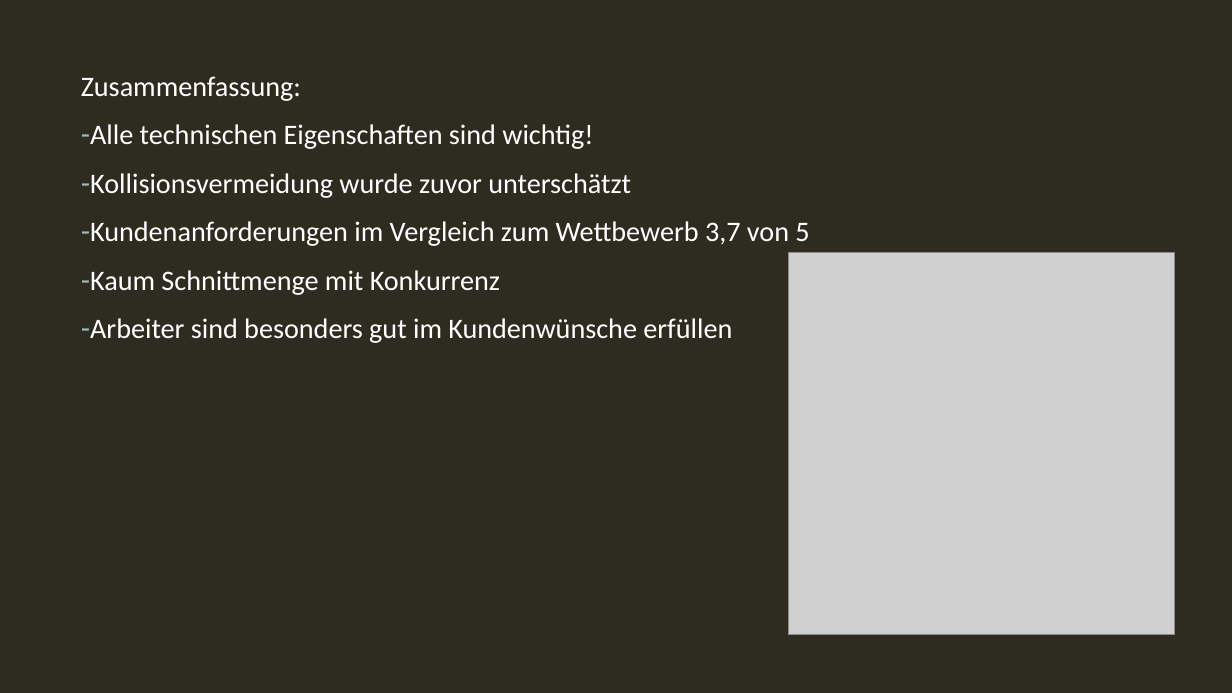
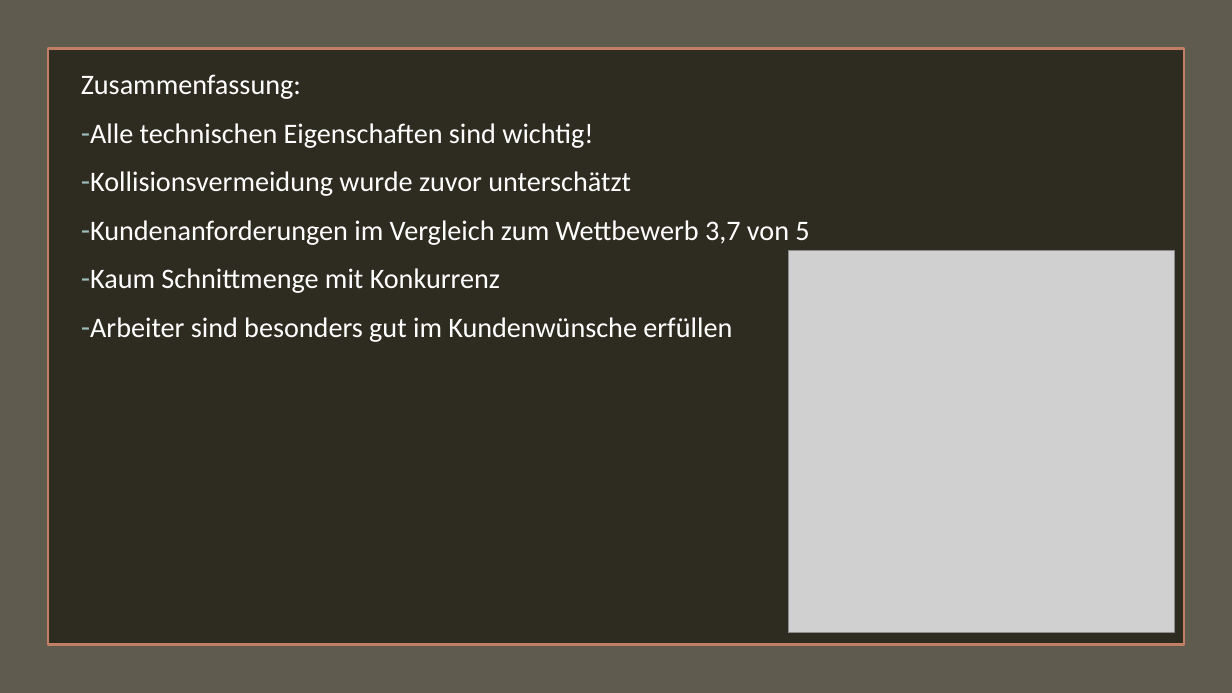
Before and after one commit to plastikpamaro/MKon, a slide deck: slide 12 of Meilenstein 2/Präsentation/Präsentation MS2.pptx. Drawn at 1232x693 pixels with LibreOffice and Linux fonts; fonts in the diff are those of the drawing; grey boxes stand for pictures; background and template pictures are left out. Boxes give left, top, right and bottom in pixels: in the first picture for what was removed or moved away, otherwise in the second. Text is boxed around its words. In the diff, an @@ line names an element or a change of style, - is before the commit and + after.

```diff
--- a/Meilenstein 2/Präsentation/Präsentation MS2.pptx
+++ b/Meilenstein 2/Präsentation/Präsentation MS2.pptx
@@ rectangle added at [0, 0, 1232, 693], fill #605B4F @@
@@ rectangle added at [48, 49, 1184, 645], fill #2E2B21, outline #C17F63 1.75 pt @@
```
Also in this commit, not shown: 1 other file.
